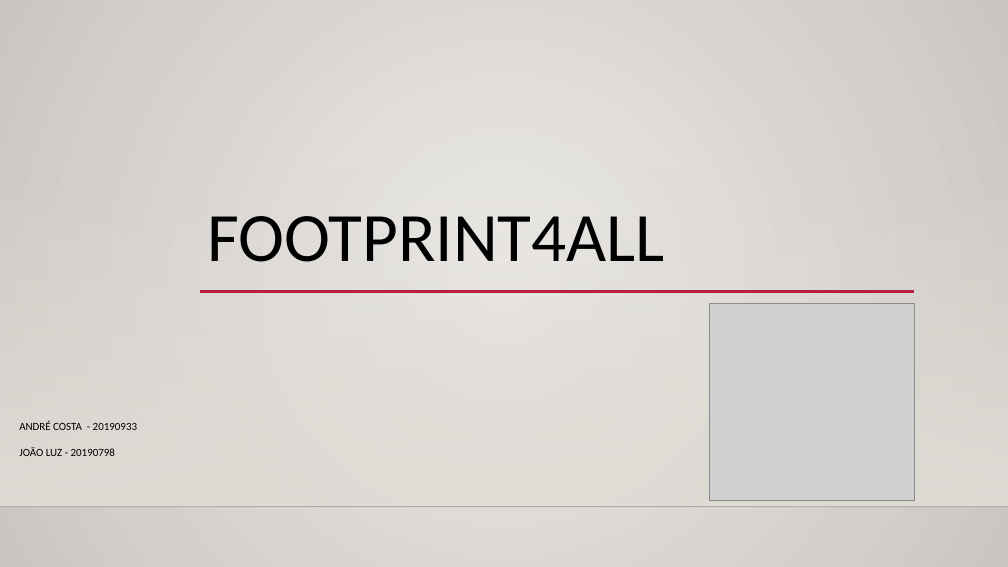
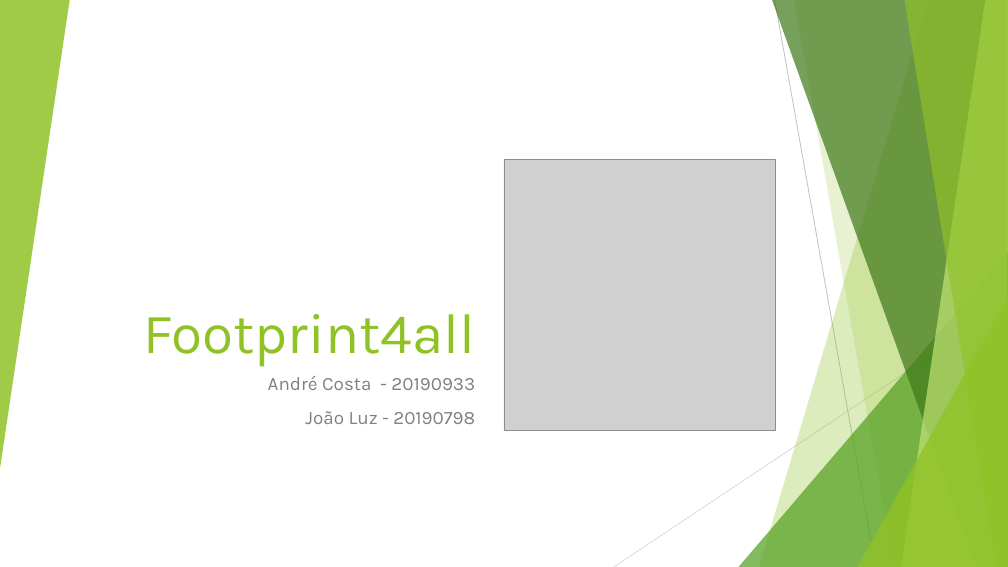
Before and after one commit to joaoluz90/footprint4all, a slide deck: slide 1 of Footprint4all.pptx. Drawn at 1008x567 pixels with LibreOffice and Linux fonts; fonts in the diff are those of the drawing; grey boxes stand for pictures; background and template pictures are left out. Boxes give left, top, right and bottom in pixels: in the first picture for what was removed or moved away, otherwise in the second. Text is boxed around its words. In the diff, an @@ line names an element or a change of style, - is before the commit and + after.

```diff
--- a/Footprint4all.pptx
+++ b/Footprint4all.pptx
@@ background gradient #ECEAE7 to #CAC7C1 to #FFFFFF @@
@@ group added at (x1=0, y1=0, x2=1008, y2=567): 5 freeform shapes, 3 triangles, 2 lines @@
@@ rectangle removed at (x1=0, y1=167, x2=1008, y2=507) @@
@@ picture resized from (x1=709, y1=303, x2=914, y2=501) to (x1=504, y1=159, x2=776, y2=430) @@
@@ line removed from (200, 292) to (914, 292) @@
@@ title at (x1=143, y1=314, x2=475, y2=367): text changed; size 66 to 54 pt; font Calibri to Karla; text colour #000000 to #90C226 @@
-FOOTPRINT4ALL
+Footprint4all
@@ subtitle at (x1=268, y1=376, x2=475, y2=424): text changed; size 10.5 to 18 pt; font Calibri to Karla; text colour #000000 to #808080 @@
-ANDRÉ COSTA - 20190933
-JOÃO LUZ - 20190798
+André Costa - 20190933
+João Luz - 20190798
@@ line removed from (0, 507) to (1008, 507) @@
```
Also in this commit, not shown: 4 other slides changed, 3 slides added, 3 slides removed.
